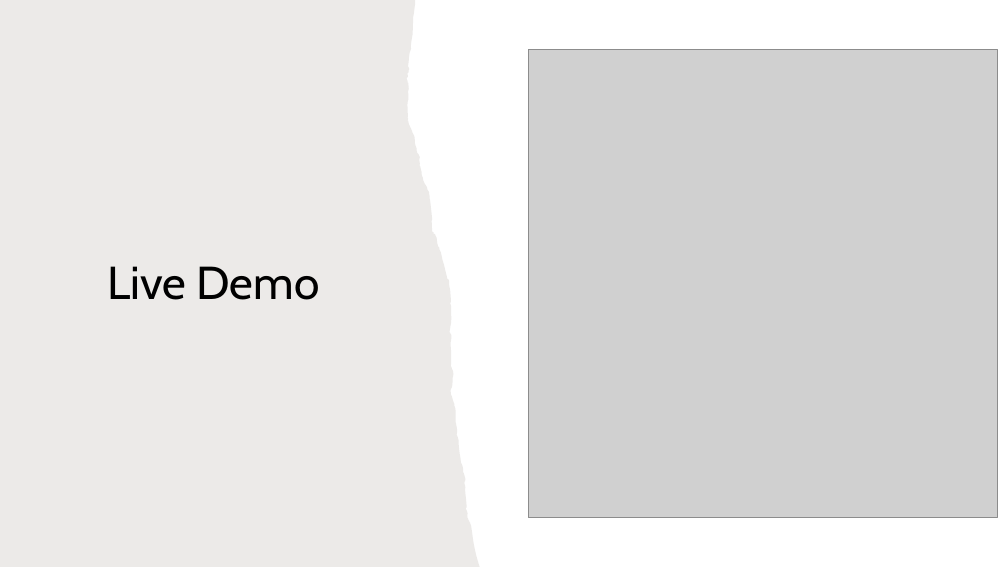
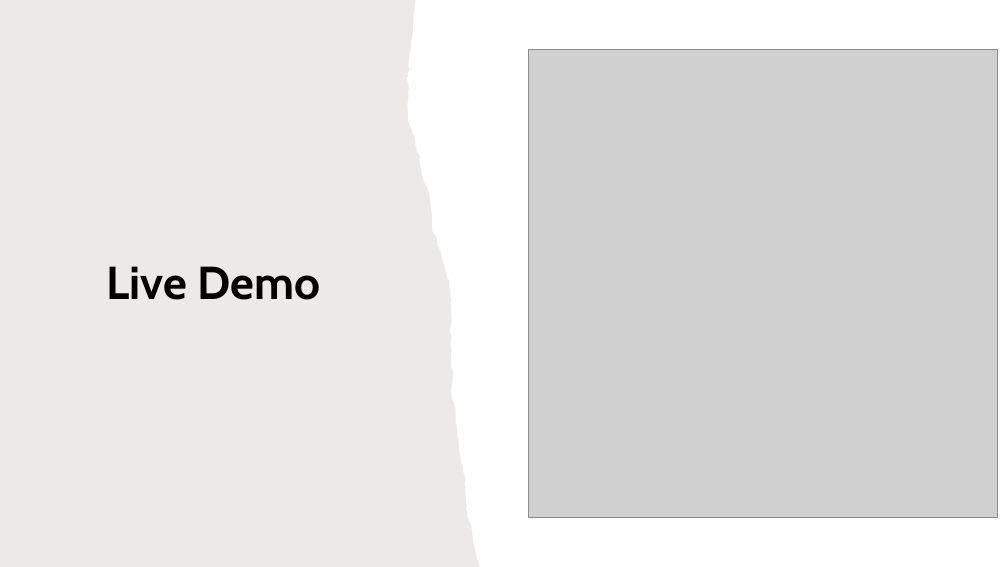
Before and after one commit to HalbmayrJulian/Carpooling_Service_Students, a slide deck: slide 6 of Zwischenpräsentation.pptx. Drawn at 1008x567 pixels with LibreOffice and Linux fonts; fonts in the diff are those of the drawing; grey boxes stand for pictures. Boxes give left, top, right and bottom in pixels: in the first picture for what was removed or moved away, otherwise in the second. Text is boxed around its words. In the diff, an @@ line names an element or a change of style, - is before the commit and + after.

```diff
--- a/Zwischenpräsentation.pptx
+++ b/Zwischenpräsentation.pptx
@@ title "Live Demo" at box(107, 266, 320, 300): bold on @@
```
Also in this commit, not shown: 5 other slides changed.
